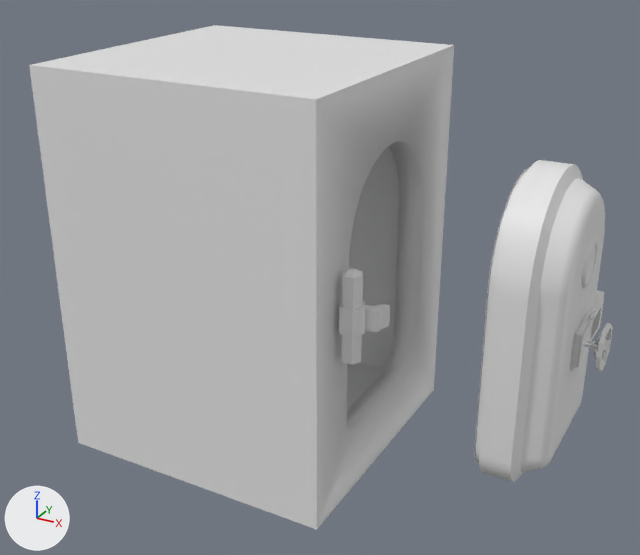
Two versions of the Blender file Models/GroupD/Factory Kit/Rooms/Smelter Room/Wall/FI-077 Smeltery DoorFrame.blend, one commit apart.
Camera for both pictures: a camera (50 mm lens) standing at (0.53, -5.04, 3.81) and looking at (-2.18, -0.12, 1.35). Arrows for +X, +Y and +Z are at lower left; the lights stay in place.

Before the edit, the objects in view are built like this:
```python
me_cube = bpy.data.meshes.new('Cube')
me_cube.from_pydata(...)  # 115 vertices, 12 faces; spans x -0.9..0.95, y -0.9..0.9, z 0.1..2.7
me_cube.polygons.foreach_set('use_smooth', [True] * 12)
me_cube_001 = bpy.data.meshes.new('Cube.001')
me_cube_001.from_pydata(...)  # 4042 vertices, 3656 faces; spans x -0.05..0.56, y -0.59..0.59, z 0.0..1.93
# faces by material slot: [1396, 224, 394, 160, 892, 2, 548, 40]
me_cube_001.materials.append(mat_doorcoppermat)  # its picture is missing
me_cube_001.materials.append(mat_wheelmaterial)  # its picture is missing
me_cube_001.materials.append(mat_wheeltubemat)  # its picture is missing
me_cube_001.materials.append(mat_wheelbackmat)  # its picture is missing
me_cube_001.materials.append(mat_cogmat)
me_cube_001.materials.append(mat_glassmat)  # white #e7e7e7
me_cube_001.materials.append(mat_framematerial)  # its picture is missing
me_cube_001.materials.append(mat_wheelused)  # its picture is missing
me_cylinder_004 = bpy.data.meshes.new('Cylinder.004')
me_cylinder_004.from_pydata(...)  # 70 vertices, 65 faces; spans x -1.73..0.79, y -2.11..1.0, z -3.56..3.56
ob_fi_76_smeltery_doorframe = bpy.data.objects.new('FI-76 Smeltery DoorFrame', me_cube)
ob_fi_76_smeltery_doorframe.location = (-2.765, 0.0, 0.0)
_m = ob_fi_76_smeltery_doorframe.modifiers.new('Solidify', 'SOLIDIFY')
_m.thickness = 0.2
_m.offset = 0.0
_m.use_even_offset = True
ob_hinge = bpy.data.objects.new('Hinge', me_cylinder_004)
ob_hinge.location = (-1.638, -0.622, 1.422)
ob_hinge.rotation_euler = (0.0, 0.0, 1.571)  # degrees (0, 0, 90)
ob_hinge.scale = (0.0898, 0.0898, 0.0898)
ob_ogmodel = bpy.data.objects.new('OgModel', me_cube_001)
ob_ogmodel.location = (-0.806, 0.0, 0.4)
```
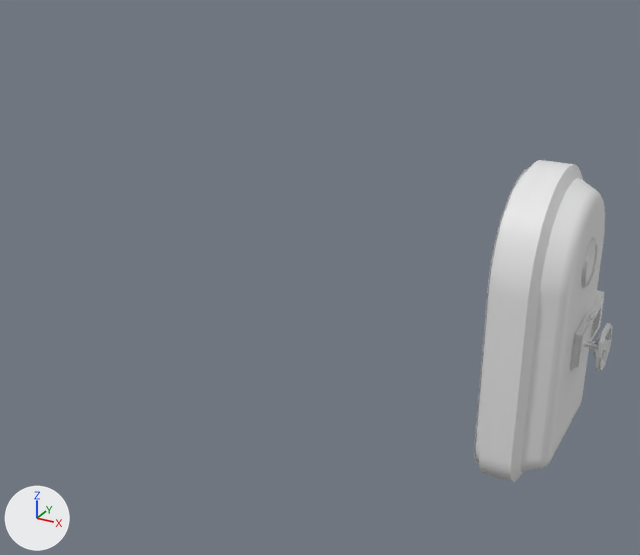
Changed parts and their boxes [x1, y1, x2, y2] in the pictures (640 x 555 px):
'FI-76 Smeltery DoorFrame', deleted: before [29, 25, 454, 530]
'Hinge', deleted: before [339, 268, 390, 365]

What the commit changed:
Object 'Hinge' (ob_hinge) is deleted.
Object 'FI-76 Smeltery DoorFrame' (ob_fi_76_smeltery_doorframe) is deleted.
